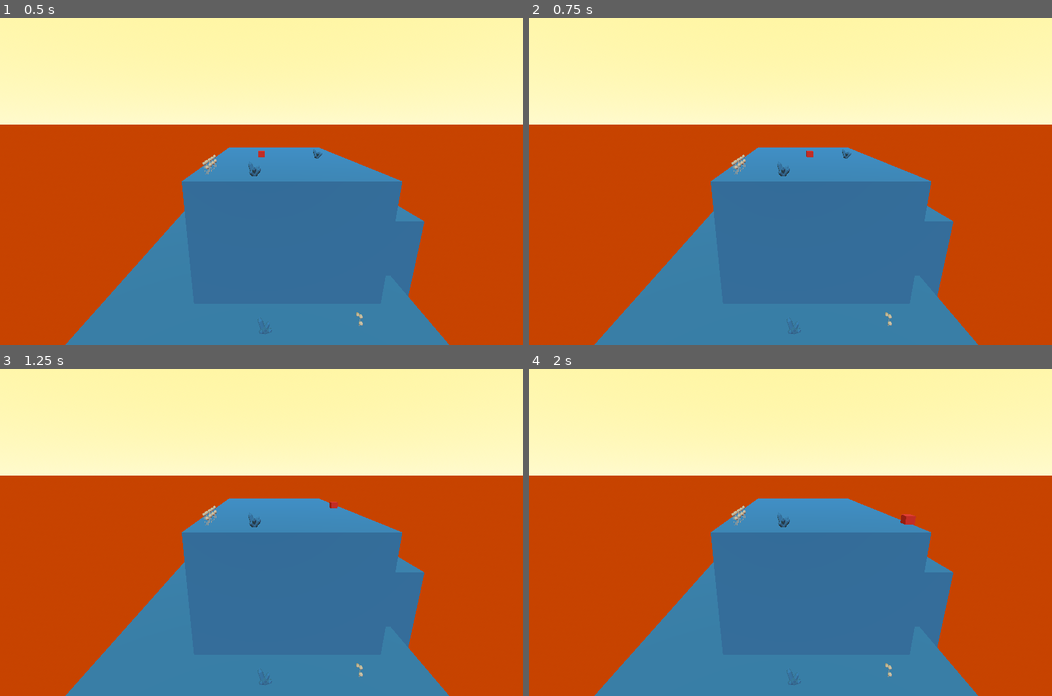
Above: before the commit, frames 1-4 (two rows, left to right).
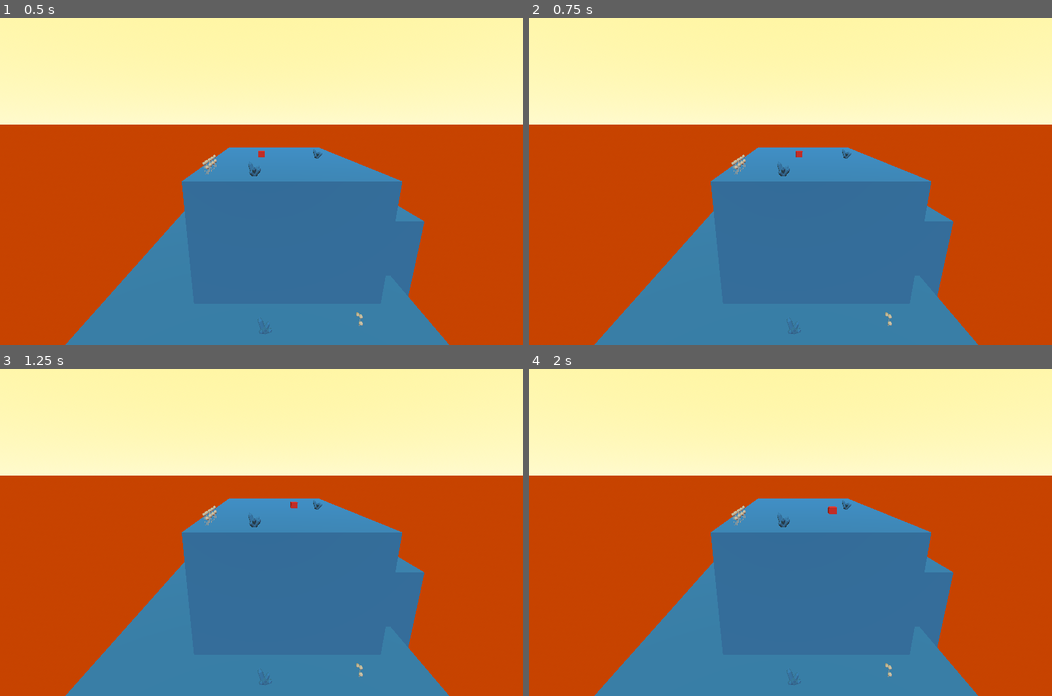
Above: after the commit, the same moments.

Repository: albusdemens/mangrove
Game: Godot game, scene res://scene_2_gameplay.tscn
Two runs of this game, one before a commit and one after it. Both use one fixed random seed, a clock stepped at 60 frames per second and the inputs below.
Inputs (mouse positions are in pixels of both pictures, inside the frame that each line leads up to):
- Up to frame 1 (0.5 s): no input
- Up to frame 2 (0.75 s): tap Enter at 0.5 s; move the mouse to (905, 165) at 0.52 s; hold D (move_right) from 0.53 s (still down); click (905, 165) at 0.6 s
- Up to frame 3 (1.25 s): keep holding D (move_right)
- Up to frame 4 (2 s): move the mouse to (685, 548) at 1.27 s; release D (move_right) at 1.28 s; hold S (move_backward) from 1.28 s (still down); click (685, 548) at 1.35 s

Frame 1 is identical in both runs. In frame 2, less than 0.1% of the frame differs, in the area x 51-55%, y 40-43%; in frame 3, less than 0.1%; in frame 4, 0.1%, in the area x 57-74%, y 40-48%.

Commit message:
<fix>:: player 1 cannot collect gems

Diff:
--- a/scenes/scene2/project.godot
+++ b/scenes/scene2/project.godot
@@ -46,6 +46,11 @@
 "events": [Object(InputEventKey,"resource_local_to_scene":false,"resource_name":"","device":-1,"window_id":0,"alt_press …(192 unchanged characters)…
 ]
 }
+plant={
+"deadzone": 0.2,
+"events": [Object(InputEventMouseButton,"resource_local_to_scene":false,"resource_name":"","device":-1,"window_id":0,"alt_pressed":false,"shift_pressed":false,"ctrl_pressed":false,"meta_pressed":false,"button_mask":1,"position":Vector2(236, 40),"global_position":Vector2(255, 136),"factor":1.0,"button_index":1,"canceled":false,"pressed":true,"double_click":false,"script":null)
+]
+}
 
 [layer_names]
 
--- a/scenes/scene2/scene_2_gameplay.tscn
+++ b/scenes/scene2/scene_2_gameplay.tscn
@@ -1,9 +1,10 @@
-[gd_scene load_steps=32 format=3 uid="uid://cosyiat2w302h"]
+[gd_scene load_steps=33 format=3 uid="uid://cosyiat2w302h"]
 
 [ext_resource type="ArrayMesh" uid="uid://dluby4n3osq6s" path="res://assets/crystal.obj" id="1_jehat"]
 [ext_resource type="Script" uid="uid://nhmdn12qv0v8" path="res://scripts/player_1.gd" id="2_d1q0w"]
 [ext_resource type="ArrayMesh" uid="uid://lv2us2otgur2" path="res://assets/dandelions.obj" id="2_irm7l"]
 [ext_resource type="Script" uid="uid://cktypxn05l6fx" path="res://scripts/CollectibleResource.gd" id="4_5ktjh"]
+[ext_resource type="Script" uid="uid://bsqjenh8egmg8" path="res://scripts/planting_manager.gd" id="5_7mgta"]
 
 [sub_resource type="ProceduralSkyMaterial" id="ProceduralSkyMaterial_wrdne"]
 sky_top_color = Color(1, 0.960784, 0.619608, 1)
@@ -214,7 +215,7 @@
 [node name="StaticBody3D" type="StaticBody3D" parent="Dandelions2"]
 
 [node name="CollisionShape3D" type="CollisionShape3D" parent="Dandelions2/StaticBody3D"]
-transform = Transform3D(0.1, 0, 0, 0, 0.1, 0, 0, 0, 0.1, 0, 0, 0)
+transform = Transform3D(0.05, 0, 0, 0, 0.05, 0, 0, 0, 0.05, 0, 0, 0)
 shape = SubResource("CapsuleShape3D_7mgta")
 
 [node name="Dandelions3" type="MeshInstance3D" parent="."]
@@ -249,3 +250,6 @@
 [node name="CollisionShape3D" type="CollisionShape3D" parent="Dandelions5/StaticBody3D"]
 transform = Transform3D(0.1, 0, 0, 0, 0.1, 0, 0, 0, 0.1, 0, 0, 0)
 shape = SubResource("CapsuleShape3D_dp8vw")
+
+[node name="PlantingManager" type="Node3D" parent="."]
+script = ExtResource("5_7mgta")
--- a/scenes/scene2/scripts/CollectibleResource.gd
+++ b/scenes/scene2/scripts/CollectibleResource.gd
@@ -1,4 +1,4 @@
-# CollectibleResource.gd (verify this is working)
+# CollectibleResource.gd
 extends Node3D
 
 @export var points: int = 10
@@ -7,25 +7,40 @@
 var area: Area3D
 
 func _ready():
-	# Create Area3D for detection
+	if is_crystal:
+		# Create static collision for crystals (can't pass through)
+		var static_body = StaticBody3D.new()
+		var collision_shape_static = CollisionShape3D.new()  # Different name
+		var shape_static = BoxShape3D.new()  # Different name
+		shape_static.size = Vector3(0.3, 0.3, 0.3)
+		collision_shape_static.shape = shape_static
+		static_body.add_child(collision_shape_static)
+		static_body.collision_layer = 2
+		add_child(static_body)
+
+	# Create Area3D for detection (both flowers and crystals)
 	area = Area3D.new()
-	add_child(area)
+	var collision_shape_area = CollisionShape3D.new()  # Different name
+	var shape_area = BoxShape3D.new()  # Different name
 
-	# Add collision shape
-	var collision_shape = CollisionShape3D.new()
-	var shape = BoxShape3D.new()
-	shape.size = Vector3(0.5, 0.5, 0.5)
-	collision_shape.shape = shape
-	area.add_child(collision_shape)
+	# Make collision shape smaller for more precise collection
+	if is_crystal:
+		shape_area.size = Vector3(0.3, 0.3, 0.3)
+	else:
+		shape_area.size = Vector3(0.2, 0.2, 0.2)
+
+	collision_shape_area.shape = shape_area
+	area.add_child(collision_shape_area)
 
 	# Configure collision
 	area.collision_layer = 2  # Resources layer
 	area.collision_mask = 1   # Players layer
-
 	# Connect signal
 	area.body_entered.connect(_on_body_entered)
+	add_child(area)
 
 func _on_body_entered(body):
 	if body.has_method("collect_resource"):
 		body.collect_resource(points, is_crystal)
-		queue_free()  # This makes the flower disappear
+		if not is_crystal:  # Only flowers disappear
+			queue_free()
--- a/scenes/scene2/scripts/character_1.gd
+++ /dev/null
@@ -1,18 +0,0 @@
-# Player1.gd
-extends RigidBody3D
-
-var total_points = 0
-var can_collect_crystals = false  # Player 1 CANNOT collect crystals
-
-func _ready():
-	collision_layer = 1  # Players layer
-	collision_mask = 7   # Collide with all layers
-	lock_rotation = true
-
-func collect_resource(points, is_crystal):
-	if is_crystal and not can_collect_crystals:
-		print("Player 1 cannot collect crystals!")
-		return  # Do nothing
-
-	total_points += points
-	print("Player 1 collected dandelion! Total: ", total_points)
--- /dev/null
+++ b/scenes/scene2/scripts/planting_manager.gd
@@ -0,0 +1,145 @@
+# PlantingManager.gd
+extends Node3D
+
+@export var grid_size: float = 1.0  # Size of each grid cell
+@export var planting_height: float = 0.5  # Height for planting indicator
+@export var flower_scene: PackedScene  # Reference to your flower scene
+
+var camera: Camera3D
+var selected_cell: Vector3i = Vector3i(-999, -999, -999)  # Invalid position
+var can_plant: bool = false
+var plant_indicator: MeshInstance3D
+
+func _ready():
+	# Create planting indicator (a colored square)
+	plant_indicator = MeshInstance3D.new()
+	var quad_mesh = QuadMesh.new()
+	quad_mesh.size = Vector2(grid_size, grid_size)
+	plant_indicator.mesh = quad_mesh
+
+	# Create material for the indicator
+	var mat = StandardMaterial3D.new()
+	mat.albedo_color = Color(0, 1, 0, 0.5)  # Semi-transparent green
+	mat.transparency = BaseMaterial3D.TRANSPARENCY_ALPHA
+	plant_indicator.material_override = mat
+	plant_indicator.visible = false
+	add_child(plant_indicator)
+
+	# Get camera reference
+	camera = get_viewport().get_camera_3d()
+
+func _process(_delta):
+	if camera:
+		update_planting_position()
+
+		# Plant when clicking
+		if Input.is_action_just_pressed("plant") and can_plant:
+			plant_flower()
+
+func update_planting_position():
+	var mouse_pos = get_viewport().get_mouse_position()
+	var from = camera.project_ray_origin(mouse_pos)
+	var to = from + camera.project_ray_normal(mouse_pos) * 1000
+
+	# Raycast to find ground
+	var space_state = get_world_3d().direct_space_state
+	var query = PhysicsRayQueryParameters3D.create(from, to)
+	query.collision_mask = 4  # Environment layer
+	var result = space_state.intersect_ray(query)
+
+	if result:
+		# Snap to grid
+		var world_pos = result.position
+		var grid_pos = Vector3i(
+			round(world_pos.x / grid_size),
+			0,  # Keep it on ground level
+			round(world_pos.z / grid_size)
+		)
+
+		selected_cell = grid_pos
+
+		# Check if position is valid
+		can_plant = is_valid_planting_spot(grid_pos)
+
+		# Update indicator
+		plant_indicator.position = Vector3(
+			grid_pos.x * grid_size,
+			planting_height,
+			grid_pos.z * grid_size
+		)
+		plant_indicator.visible = true
+
+		# Change color based on validity
+		var mat = plant_indicator.material_override as StandardMaterial3D
+		if can_plant:
+			mat.albedo_color = Color(0, 1, 0, 0.5)  # Green if valid
+		else:
+			mat.albedo_color = Color(1, 0, 0, 0.5)  # Red if invalid
+	else:
+		plant_indicator.visible = false
+
+func is_valid_planting_spot(grid_pos: Vector3i) -> bool:
+	# Check if there's already something at this position
+	var world_pos = Vector3(grid_pos.x * grid_size, 0, grid_pos.z * grid_size)
+
+	# Check for existing objects
+	var space_state = get_world_3d().direct_space_state
+	var shape = BoxShape3D.new()
+	shape.size = Vector3(grid_size * 0.9, 0.1, grid_size * 0.9)
+
+	var query = PhysicsShapeQueryParameters3D.new()
+	query.shape = shape
+	query.transform = Transform3D(Basis(), world_pos + Vector3(0, 0.05, 0))
+	query.collision_mask = 2  # Resources layer
+
+	var results = space_state.intersect_shape(query)
+	return results.is_empty()  # True if no objects at this position
+
+func plant_flower():
+	if not can_plant:
+		return
+
+	var world_pos = Vector3(
+		selected_cell.x * grid_size,
+		0,
+		selected_cell.z * grid_size
+	)
+
+	# Create growing flower
+	var growing_flower = Node3D.new()
+	var timer = Timer.new()
+	timer.wait_time = 10.0
+	timer.one_shot = true
+	growing_flower.add_child(timer)
+	growing_flower.position = world_pos
+
+	# Add visual indicator for growing
+	var grow_indicator = MeshInstance3D.new()
+	var sphere_mesh = SphereMesh.new()
+	sphere_mesh.radius = 0.1
+	grow_indicator.mesh = sphere_mesh
+	var mat = StandardMaterial3D.new()
+	mat.albedo_color = Color(0.8, 0.6, 0.2)  # Brown for sprouting
+	grow_indicator.material_override = mat
+	growing_flower.add_child(grow_indicator)
+
+	# Connect timer to spawn actual flower
+	timer.timeout.connect(_on_flower_grown.bind(growing_flower, world_pos))
+	timer.start()
+
+	add_child(growing_flower)
+
+	# Reduce player's flower count for planting
+	var player = get_tree().get_first_node_in_group("player")
+	if player and player.has_method("use_flower_for_planting"):
+		player.use_flower_for_planting()
+
+func _on_flower_grown(growing_flower: Node3D, world_pos: Vector3):
+	# Remove growing indicator
+	growing_flower.queue_free()
+
+	# Spawn actual collectible flower
+	if flower_scene:
+		var flower = flower_scene.instantiate()
+		flower.position = world_pos
+		add_child(flower)
--- a/scenes/scene2/scripts/player_1.gd
+++ b/scenes/scene2/scripts/player_1.gd
@@ -1,6 +1,6 @@
 extends RigidBody3D
 
-var move_speed = 2
+var move_speed = 1
 var total_points = 0
 var can_collect_crystals = false  # Player 1 cannot collect crystals
 
@@ -12,7 +12,7 @@
 	collision_layer = 1  # Players layer
 	collision_mask = 7   # Collide with all layers
 
-func _physics_process(_delta):
+func _physics_process(_delta):  # Fixed: underscore instead of asterisks
 	# Get input
 	var input = Vector3.ZERO
 	if Input.is_action_pressed("move_forward"): input.z -= 1
@@ -25,12 +25,12 @@
 	linear_velocity.z = input.z * move_speed
 
 # This function is called by the CollectibleResource script
-func collect_resource(_points, is_crystal):  # Added underscore to _points
-	if is_crystal and not can_collect_crystals:
+func collect_resource(points, is_crystal):
+	# Player 1 cannot collect crystals, only flowers
+	if is_crystal:
 		print("Player 1 cannot collect crystals!")
-		return
+		return  # Do nothing with crystals
 
-	# Collecting flowers
-	if not is_crystal:
-		total_points += 10  # All flowers give 10 points
-		print("Flower collected! Total points: ", total_points)
+	# Only collect flowers
+	total_points += points
+	print("Player 1 collected flower! Total points: " + str(total_points))
Not shown, removed: scenes/scene2/scripts/character_1.gd.uid
Not shown, added: scenes/scene2/scripts/planting_manager.gd.uid
